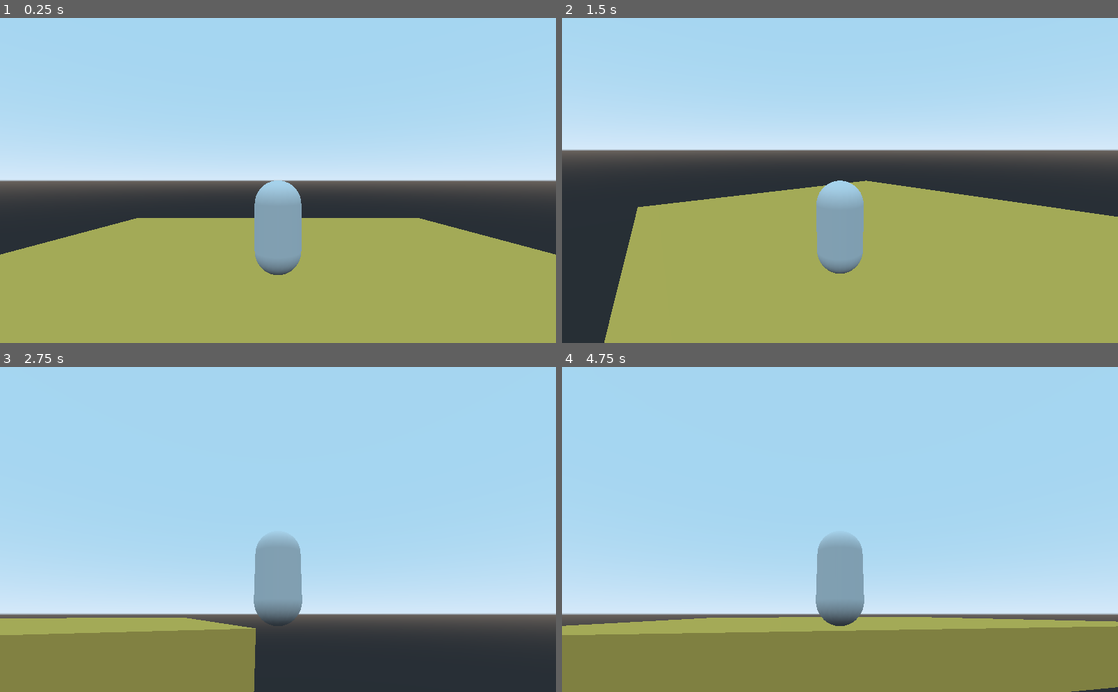
Above: before the commit, frames 1-4 (two rows, left to right).
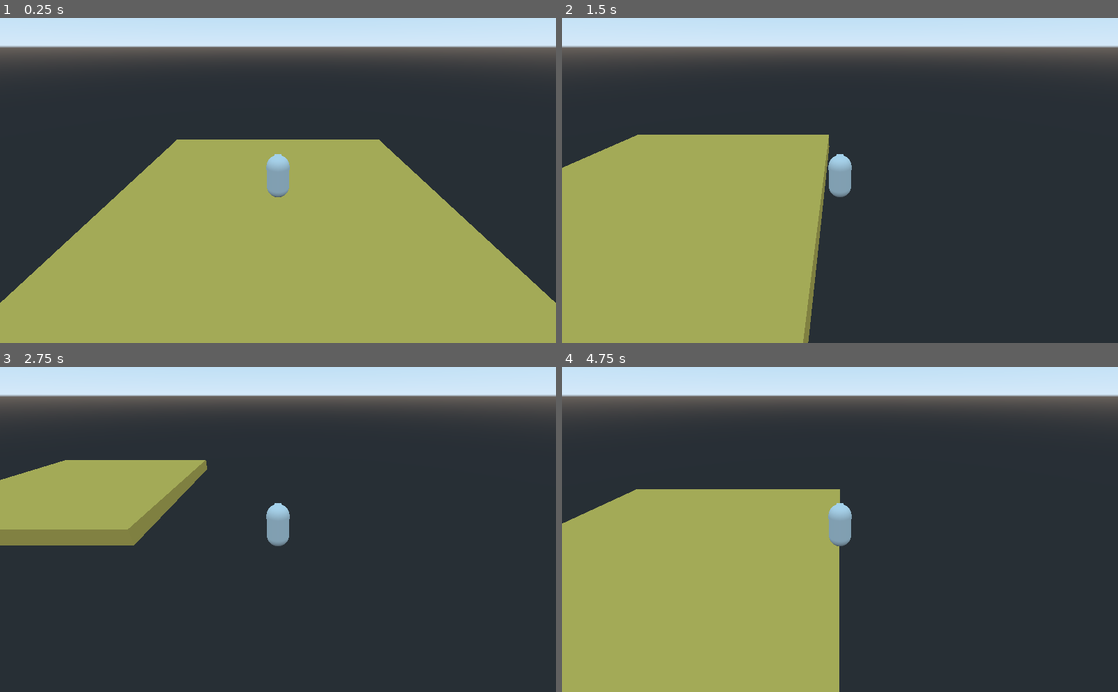
Above: after the commit, the same moments.

Repository: dsvoid/3d1
Game: Godot game, scene res://scenes and scripts/Level.tscn
The game is run twice, just before and just after one commit, with the same random seed, the same clock (stepped at 60 frames per second) and the same inputs.
Inputs (mouse positions are in pixels of both pictures, inside the frame that each line leads up to):
- Up to frame 1 (0.25 s): no input
- Up to frame 2 (1.5 s): tap Enter at 0.5 s; move the mouse to (962, 164) at 0.52 s; hold D (move_right) 0.53-1.28 s; move the mouse to (728, 196) at 1.27 s; hold S (move_down) from 1.28 s (still down)
- Up to frame 3 (2.75 s): move the mouse to (333, 458) at 2.02 s; release S (move_down) at 2.03 s; hold D (move_right) from 2.03 s (still down)
- Up to frame 4 (4.75 s): move the mouse to (812, 594) at 2.77 s; release D (move_right) at 2.78 s; hold W (move_up) 2.78-3.53 s; move the mouse to (1006, 578) at 3.52 s; hold A (move_left) from 3.53 s (still down); move the mouse to (673, 480) at 4.27 s

The runs differ from the first frame. In frame 1, 63% of the frame differs, in the area x 0-100%, y 0-88%; in frame 2, 79%; in frame 3, 89%; in frame 4, 98%, in the area x 0-100%, y 0-100%.

Commit message:
#1 smooth movement implemented

Diff:
--- a/scenes and scripts/CameraOrbit.gd
+++ /dev/null
@@ -1,24 +0,0 @@
-extends Spatial
-
-var lookSensitivity : float = 15.0
-var minLookAngle : float = -20.0
-var maxLookAngle : float = 20.0
-
-var mouseDelta : Vector2 = Vector2()
-
-onready var player = get_parent()
-
-func _input(event):
-	if event is InputEventMouseMotion:
-		mouseDelta = event.relative
-
-func _ready():
-	pass
-
-func _process(delta):
-	var rot = Vector3(mouseDelta.y, mouseDelta.x, 0) * lookSensitivity * delta
-	rotation_degrees.x += rot.x
-	rotation_degrees.x = clamp(rotation_degrees.x, minLookAngle, maxLookAngle)
-
-	player.rotation_degrees.y -= rot.y
-	mouseDelta = Vector2()
--- a/scenes and scripts/Level.tscn
+++ b/scenes and scripts/Level.tscn
@@ -1,7 +1,6 @@
-[gd_scene load_steps=6 format=2]
+[gd_scene load_steps=5 format=2]
 
 [ext_resource path="res://scenes and scripts/Player.tscn" type="PackedScene" id=1]
-[ext_resource path="res://scenes and scripts/Player.gd" type="Script" id=2]
 
 [sub_resource type="BoxShape" id=1]
 extents = Vector3( 7.5, 0.5, 7.5 )
@@ -16,7 +15,6 @@
 [node name="Level" type="Spatial"]
 
 [node name="Player" parent="." instance=ExtResource( 1 )]
-script = ExtResource( 2 )
 
 [node name="Floor" type="StaticBody" parent="."]
 transform = Transform( 1, 0, 0, 0, 1, 0, 0, 0, 1, 0, -0.5, 0 )
--- a/scenes and scripts/Player.gd
+++ b/scenes and scripts/Player.gd
@@ -1,33 +1,44 @@
 extends KinematicBody
 
 
-var moveSpeed : float = 5.0
+var max_speed : float = 10.0
+var move_accel : float = 60.0
+var stop_accel : float = 60.0
 var vel : Vector3 = Vector3()
 
-onready var camera = get_node("CameraOrbit")
+onready var camera_rig = $CameraRig
+onready var camera = $CameraRig/Camera
 
 func _ready():
-	pass
+	# remove camera rotation as player moves
+	camera_rig.set_as_toplevel(true)
 
 func _physics_process(delta):
+	var input_dir = Vector3.ZERO
+	input_dir.x = int(Input.is_action_pressed("move_left")) - int(Input.is_action_pressed("move_right"))
+	input_dir.z = int(Input.is_action_pressed("move_up")) - int(Input.is_action_pressed("move_down"))
+	input_dir = input_dir.normalized()
+	if input_dir == Vector3.ZERO:
+		apply_friction(stop_accel * delta)
+	else:
+		apply_movement(input_dir * move_accel * delta)
+	vel = move_and_slide(vel,Vector3.UP)
+	camera_follows_player()
 
-	#movement input
-	vel.x = 0
-	vel.z = 0
-	var input = Vector3()
+func apply_friction(amount):
+	if Vector2(vel.x,vel.z).length() > amount:
+		var vel_normalized = vel.normalized()
+		vel.x -= vel_normalized.x * amount
+		vel.z -= vel_normalized.z * amount
+	else:
+		vel.x = 0
+		vel.z = 0
 
-	if Input.is_action_pressed("move_left"):
-		input.x += 1
-	if Input.is_action_pressed("move_right"):
-		input.x -= 1
-	if Input.is_action_pressed("move_up"):
-		input.z += 1
-	if Input.is_action_pressed("move_down"):
-		input.z -= 1
+func apply_movement(amount):
+	vel += amount
+	var vel_clamped = Vector2(vel.x,vel.z).clamped(max_speed)
+	vel.x = vel_clamped.x
+	vel.z = vel_clamped.y
 
-	input = input.normalized()
-	var dir = (transform.basis.z * input.z + transform.basis.x * input.x)
-
-	vel.x = dir.x * moveSpeed
-	vel.z = dir.z * moveSpeed
-	vel = move_and_slide(vel,Vector3.UP)
+func camera_follows_player():
+	camera_rig.global_transform.origin = global_transform.origin
--- a/scenes and scripts/Player.tscn
+++ b/scenes and scripts/Player.tscn
@@ -1,6 +1,6 @@
-[gd_scene load_steps=4 format=2]
+[gd_scene load_steps=5 format=2]
 
-[ext_resource path="res://scenes and scripts/CameraOrbit.gd" type="Script" id=1]
+[ext_resource path="res://scenes and scripts/Player.gd" type="Script" id=2]
 
 [sub_resource type="CapsuleShape" id=1]
 radius = 0.5
@@ -8,7 +8,11 @@
 [sub_resource type="CapsuleMesh" id=2]
 radius = 0.5
 
+[sub_resource type="CubeMesh" id=3]
+size = Vector3( 0.3, 0.3, 0.5 )
+
 [node name="Player" type="KinematicBody"]
+script = ExtResource( 2 )
 
 [node name="CollisionShape" type="CollisionShape" parent="."]
 transform = Transform( 1, 0, 0, 0, -1.62921e-07, -1, 0, 1, -1.62921e-07, 0, 1, 0 )
@@ -19,9 +23,14 @@
 mesh = SubResource( 2 )
 material/0 = null
 
-[node name="CameraOrbit" type="Spatial" parent="."]
+[node name="TempBeak" type="MeshInstance" parent="."]
+transform = Transform( 1, 0, 0, 0, 1, 0, 0, 0, 1, 0, 1.6, 0.5 )
+mesh = SubResource( 3 )
+material/0 = null
+
+[node name="CameraRig" type="Position3D" parent="."]
 transform = Transform( 1, 0, 0, 0, 1, 0, 0, 0, 1, 0, 1, 0 )
-script = ExtResource( 1 )
 
-[node name="Camera" type="Camera" parent="CameraOrbit"]
-transform = Transform( -1, 0, -3.25841e-07, 0, 1, 0, 3.25841e-07, 0, -1, 0, 1, -5 )
+[node name="Camera" type="Camera" parent="CameraRig"]
+transform = Transform( -1, -1.62921e-07, 2.82187e-07, 0, 0.866025, 0.5, -3.25841e-07, 0.5, -0.866025, 0, 6, -9 )
+size = 8.0
